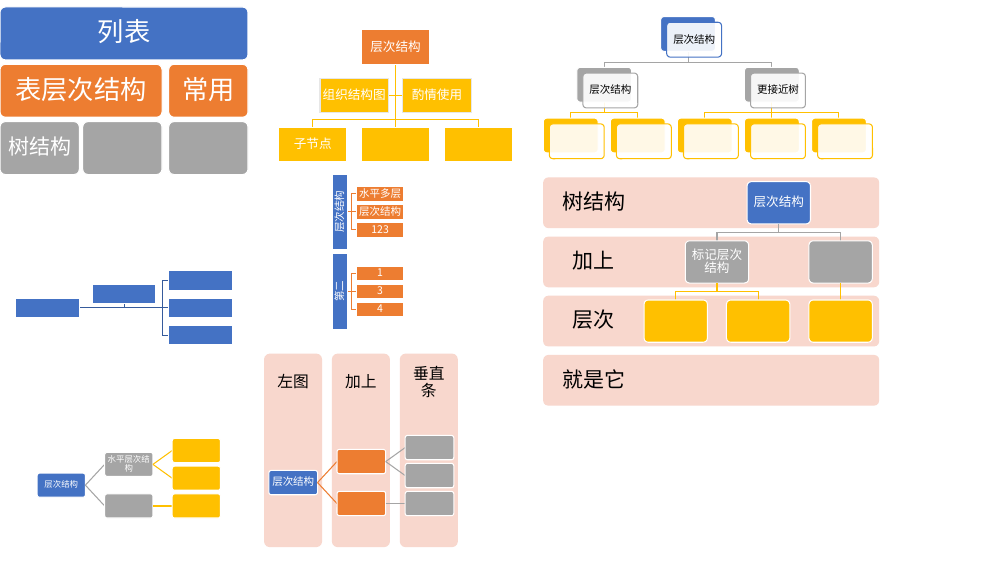
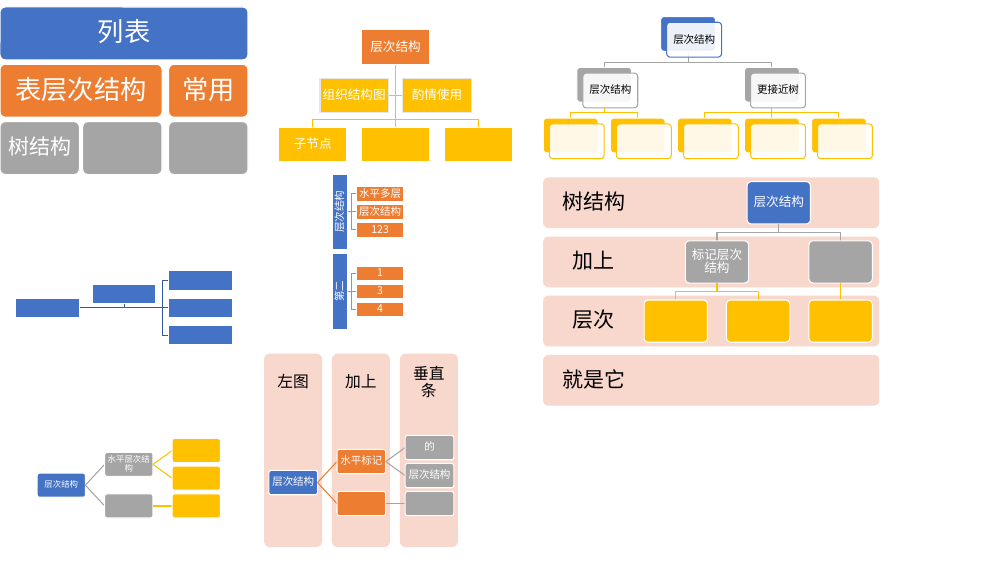
Before and after one commit to guofei9987/a, a slide deck: slide 4 of slides/smartart.pptx. Drawn at 1008x567 pixels with LibreOffice and Linux fonts; fonts in the diff are those of the drawing. Boxes give left, top, right and bottom in pixels: in the first picture for what was removed or moved away, otherwise in the second. Text is boxed around its words. In the diff, an @@ line names an element or a change of style, - is before the commit and + after.

```diff
--- a/slides/smartart.pptx
+++ b/slides/smartart.pptx
@@ text added at box(424, 441, 435, 451), 10 pt, text #FFFFFF @@
+的
@@ text added at box(340, 455, 382, 465), 10 pt, text #FFFFFF @@
+水平标记
@@ text added at box(409, 469, 451, 479), 10 pt, text #FFFFFF @@
+层次结构
```
Also in this commit, not shown: 3 other slides changed, 10 other files.
